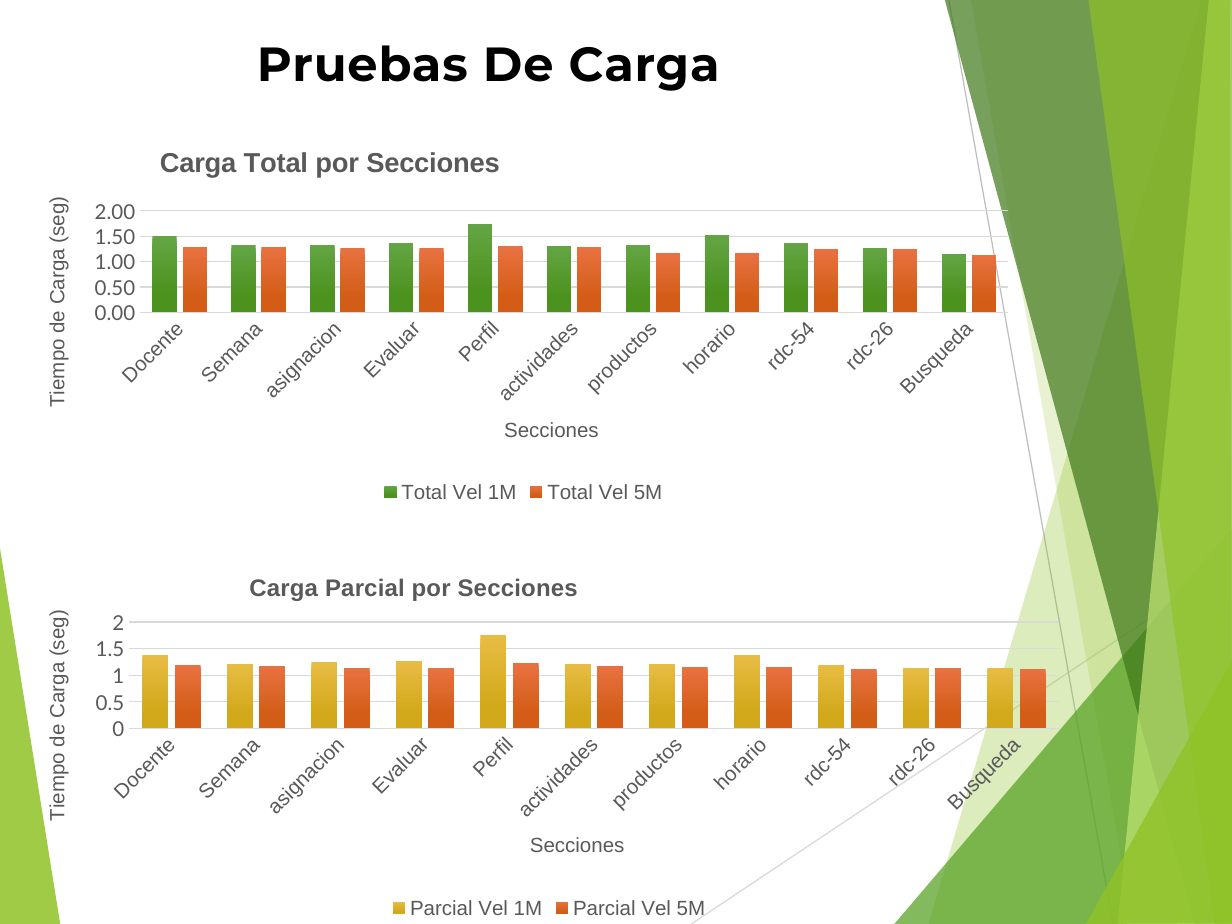
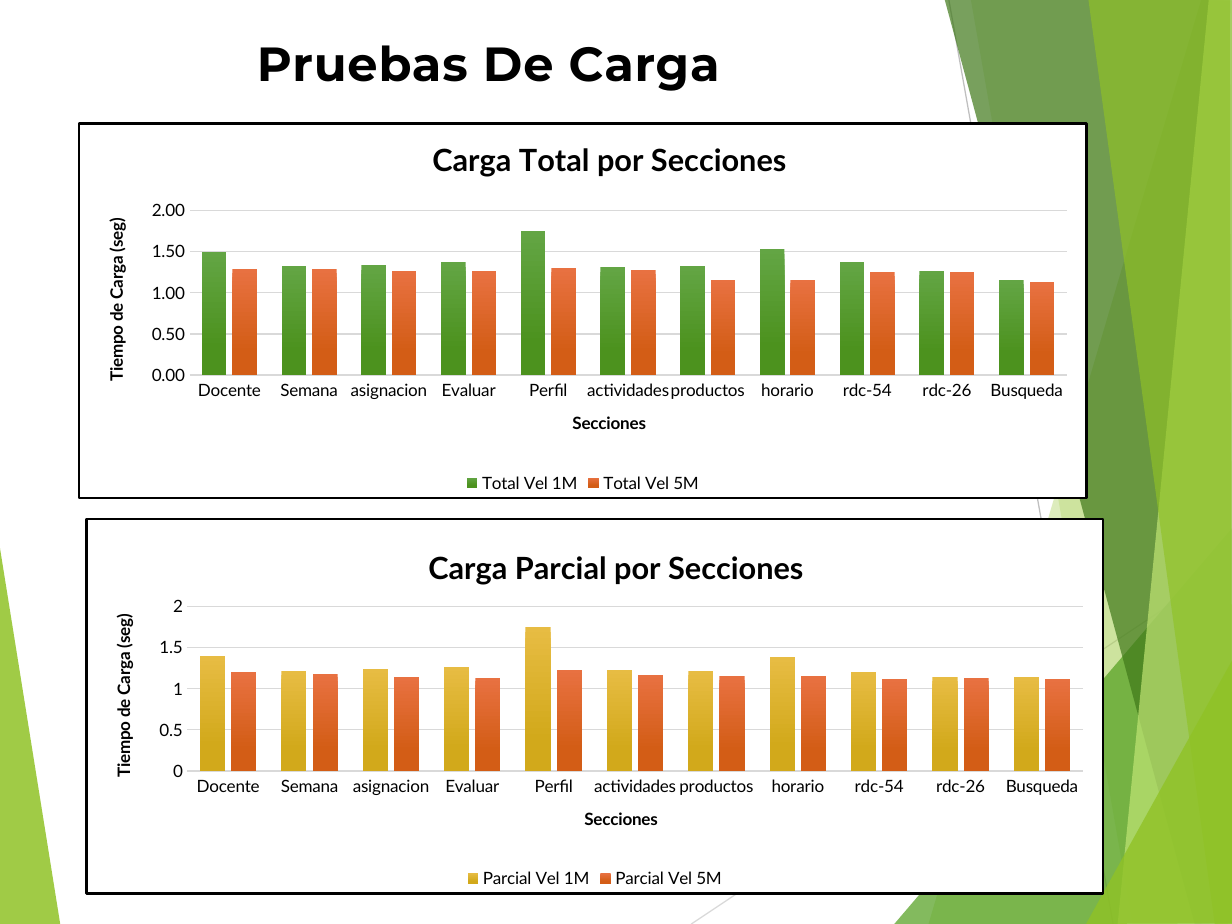
Before and after one commit to andy645jh/ProyectoGrado, a slide deck: slide 15 of extras/docs/rdc_presentacion.pptx. Drawn at 1232x924 pixels with LibreOffice and Linux fonts; fonts in the diff are those of the drawing. Boxes give left, top, right and bottom in pixels: in the first picture for what was removed or moved away, otherwise in the second. Text is boxed around its words. In the diff, an @@ line names an element or a change of style, - is before the commit and + after.

```diff
--- a/extras/docs/rdc_presentacion.pptx
+++ b/extras/docs/rdc_presentacion.pptx
@@ column chart at (x1=78, y1=122, x2=1088, y2=499) @@
@@ title "Carga Total por Secciones " to "Carga Total por Secciones" @@
@@ category axis title "Secciones " to "Secciones" @@
@@ value axis title "Tiempo de Carga (seg) " to "Tiempo de Carga (seg)" @@
@@ legend changed @@
@@ category axis changed @@
@@ value axis changed @@
@@ background changed @@
@@ border changed @@
@@ column chart moved from (x1=18, y1=131, x2=1029, y2=508) to (x1=78, y1=122, x2=1088, y2=499) @@
@@ column chart at (x1=85, y1=517, x2=1104, y2=894) @@
@@ title "Carga Parcial por Secciones " to "Carga Parcial por Secciones" @@
@@ category axis title "Secciones " to "Secciones" @@
@@ value axis title "Tiempo de Carga (seg) " to "Tiempo de Carga (seg)" @@
@@ legend changed @@
@@ category axis changed @@
@@ value axis changed @@
@@ background changed @@
@@ border changed @@
@@ column chart resized from (x1=18, y1=547, x2=1080, y2=924) to (x1=85, y1=517, x2=1104, y2=894) @@
```
Also in this commit, not shown: 5 other slides changed.
